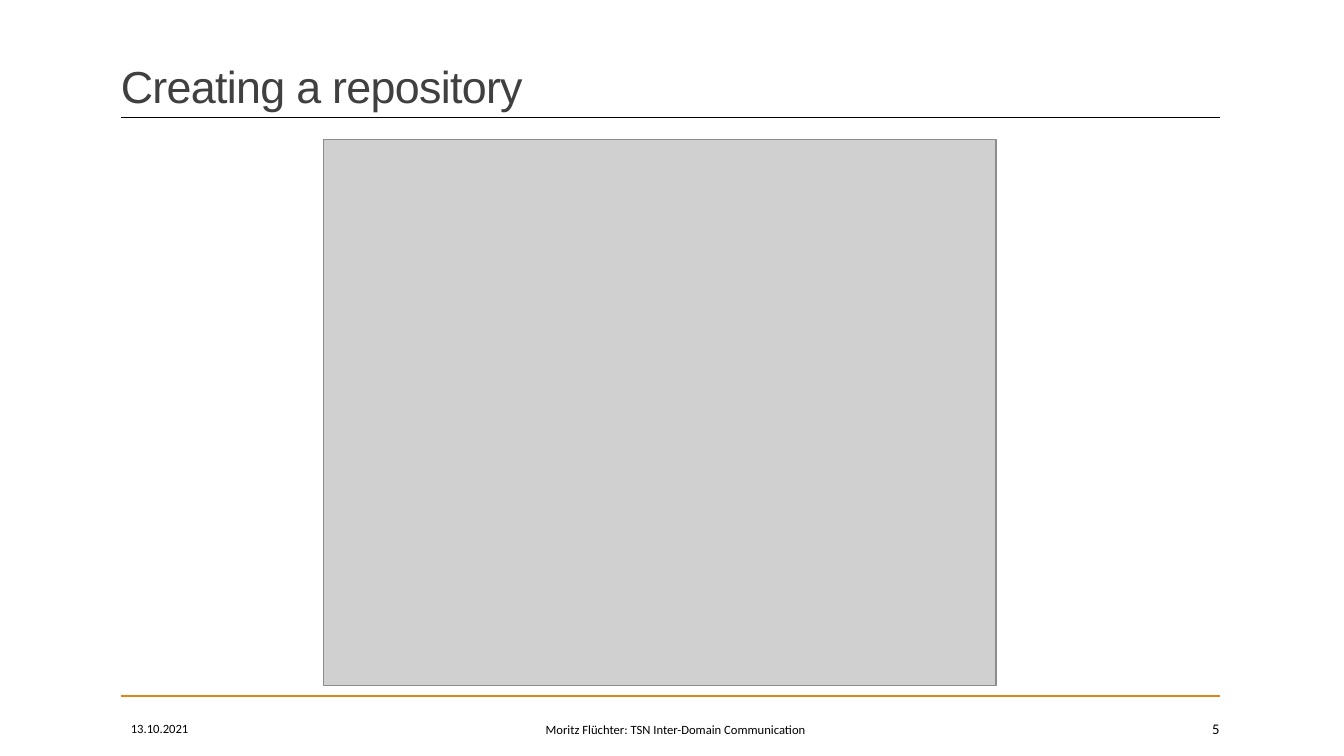
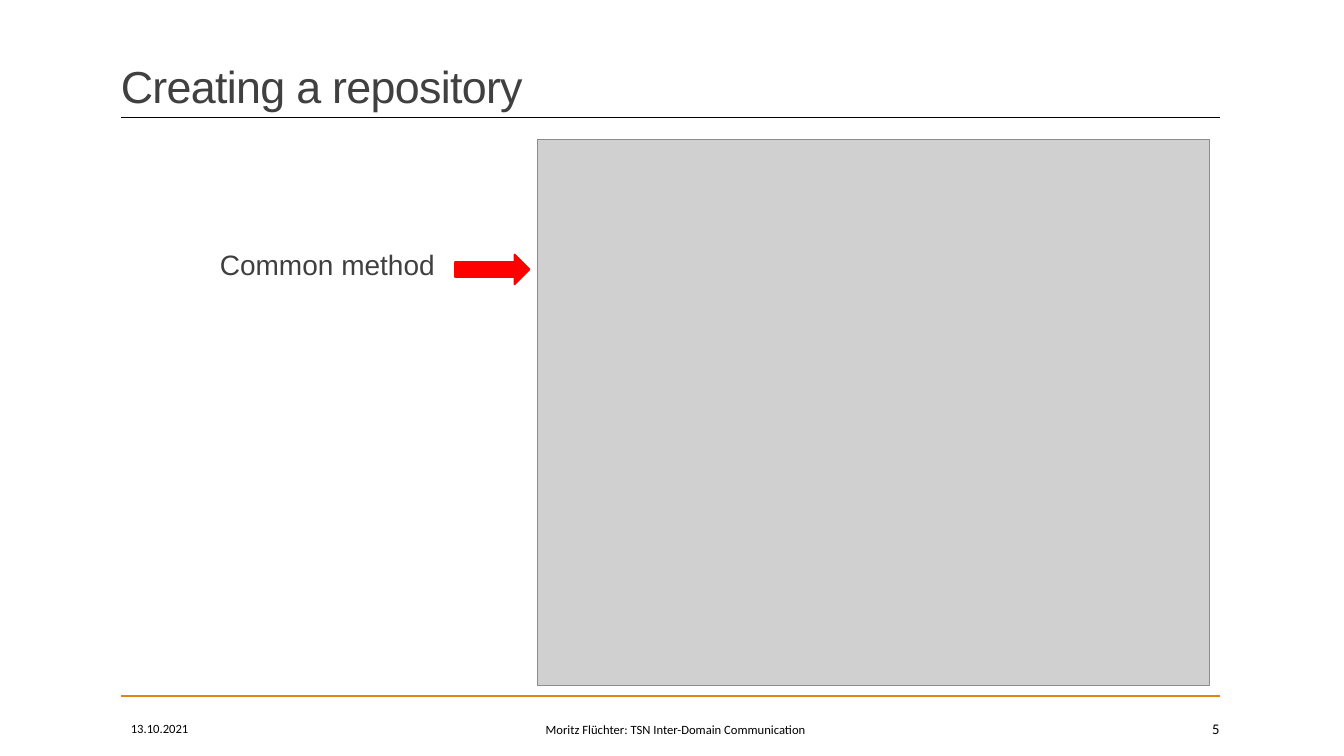
Before and after one commit to MoritzFlu/GitWorkshop, a slide deck: slide 5 of Presentation/02 - First Steps.pptx. Drawn at 1344x756 pixels with LibreOffice and Linux fonts; fonts in the diff are those of the drawing; grey boxes stand for pictures. Boxes give left, top, right and bottom in pixels: in the first picture for what was removed or moved away, otherwise in the second. Text is boxed around its words. In the diff, an @@ line names an element or a change of style, - is before the commit and + after.

```diff
--- a/Presentation/02 - First Steps.pptx
+++ b/Presentation/02 - First Steps.pptx
@@ picture: place and size @@
-picture at box(324, 140, 996, 686)
+picture at box(537, 140, 1210, 686)
@@ text added at box(220, 254, 434, 276), 20 pt, text #404040 @@
+Common method
@@ right arrow added at box(455, 255, 529, 285), fill #FF0000, outline #FF0000 1.25 pt @@
```
Also in this commit, not shown: 3 other slides changed, 8 slides added, 2 slides removed.
